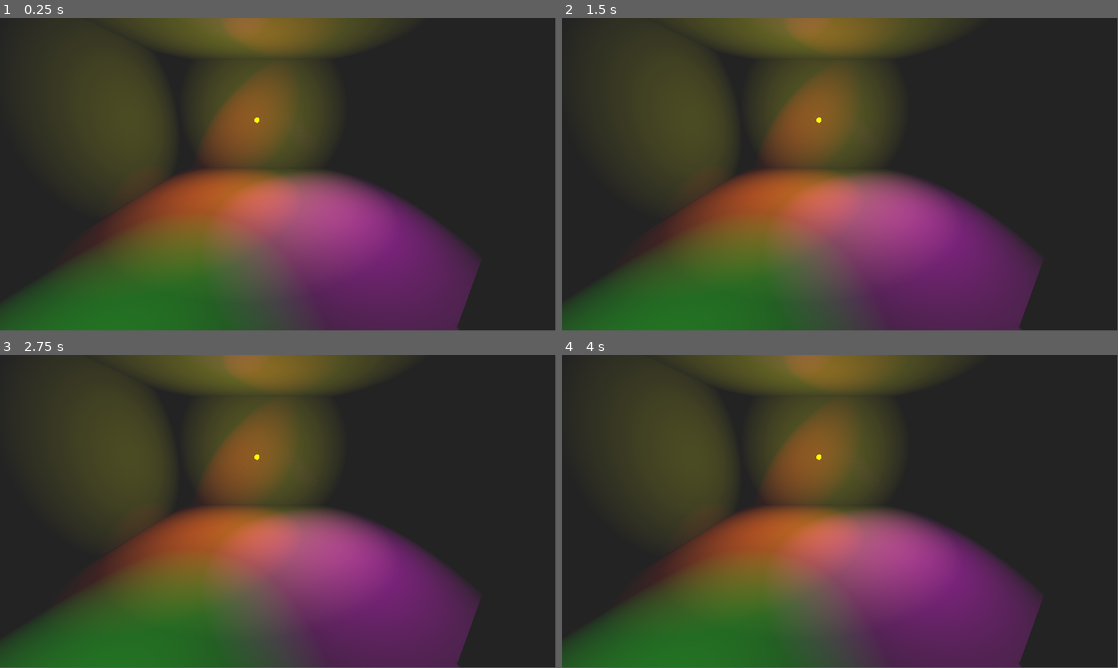
Above: before the commit, frames 1-4 (two rows, left to right).
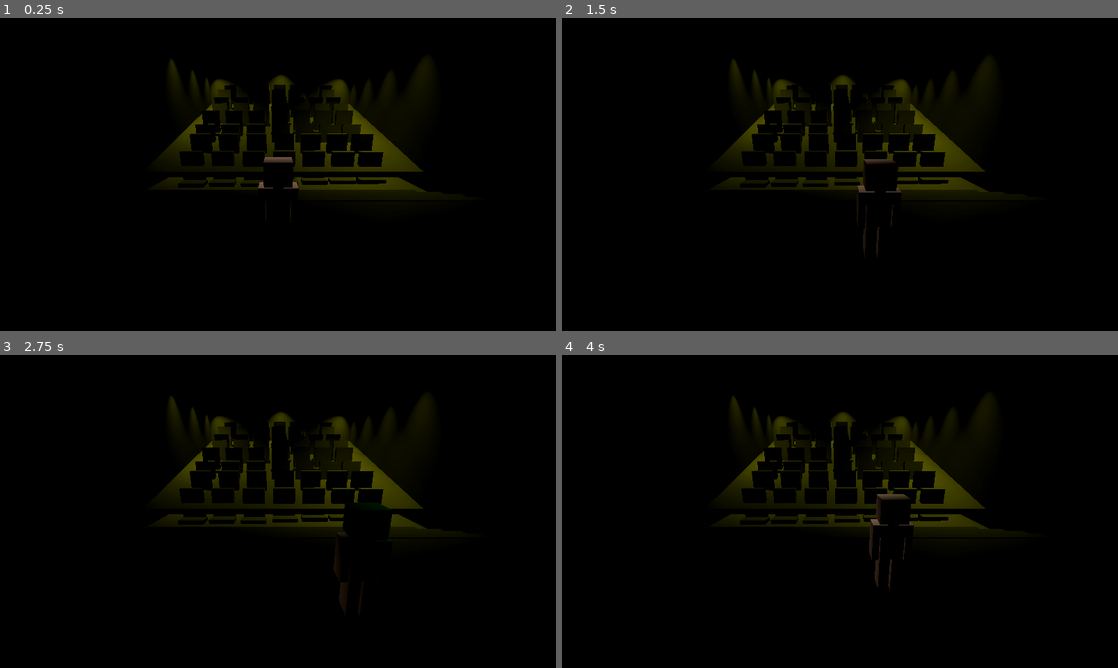
Above: after the commit, the same moments.

Repository: PikachuGGJ/Clownery
Game: Godot game, scene res://scenes/illumination_test.tscn
The game is run twice, just before and just after one commit, with the same random seed, the same clock (stepped at 60 frames per second) and the same inputs. This scene is started directly instead of the project's main scene.
Inputs (mouse positions are in pixels of both pictures, inside the frame that each line leads up to):
- Up to frame 1 (0.25 s): no input
- Up to frame 2 (1.5 s): tap Enter (ui_accept) at 0.5, 0.77 s; move the mouse to (962, 158) at 0.52 s; hold D (right) 0.53-1.28 s; move the mouse to (728, 190) at 1.27 s; hold S (back) from 1.28 s (still down)
- Up to frame 3 (2.75 s): tap Enter (ui_accept) at 1.52 s; move the mouse to (333, 442) at 2.02 s; release S (back) at 2.03 s; hold D (right) from 2.03 s (still down)
- Up to frame 4 (4 s): move the mouse to (812, 574) at 2.77 s; release D (right) at 2.78 s; hold W (forward) 2.78-3.53 s; tap Enter (ui_accept) at 3.02, 3.77 s; move the mouse to (1006, 558) at 3.52 s; hold A (left) from 3.53 s (still down)
In our replay, the window is 799x449 before the commit and 800x450 after it. These sizes can differ from the game's own. Grey fills any space a smaller window leaves; there, only what the larger window draws over its background counts as a difference.

The runs differ from the first frame. In frame 1, 100% of the frame differs, in the area x 0-100%, y 0-100%; in frame 2, 100%; in frame 3, 100%; in frame 4, 100%.

Commit message:
spotlights

Diff:
--- a/project.godot
+++ b/project.godot
@@ -18,6 +18,11 @@
 [autoload]
 
 Telon="*res://scenes/telon.tscn"
+
+[display]
+
+window/size/mode=3
+window/stretch/mode="canvas_items"
 
 [input]
 
@@ -56,3 +61,7 @@
 "events": [Object(InputEventKey,"resource_local_to_scene":false,"resource_name":"","device":0,"window_id":0,"alt_presse …(181 unchanged characters)…
 ]
 }
+
+[rendering]
+
+anti_aliasing/quality/use_debanding=true
--- a/scenes/MovPlayer.tscn
+++ b/scenes/MovPlayer.tscn
@@ -1,16 +1,15 @@
 [gd_scene load_steps=4 format=3 uid="uid://7lhhp3s64ijo"]
 
 [ext_resource type="Script" path="res://scripts/Player.gd" id="1_j4dm2"]
-
-[sub_resource type="CapsuleMesh" id="CapsuleMesh_ixoax"]
+[ext_resource type="PackedScene" uid="uid://bj1u221t64ovd" path="res://models/personaje.gltf" id="2_x1sfd"]
 
 [sub_resource type="CapsuleShape3D" id="CapsuleShape3D_4la6o"]
 
 [node name="Player" type="CharacterBody3D"]
 script = ExtResource("1_j4dm2")
 
-[node name="BodyMesh" type="MeshInstance3D" parent="."]
-mesh = SubResource("CapsuleMesh_ixoax")
+[node name="personaje" parent="." instance=ExtResource("2_x1sfd")]
+transform = Transform3D(1, 0, 0, 0, 1, 0, 0, 0, 1, -97.5121, 128.29, 0.280838)
 
 [node name="BodyCollider" type="CollisionShape3D" parent="."]
 shape = SubResource("CapsuleShape3D_4la6o")
--- a/scenes/bombilla.tscn
+++ b/scenes/bombilla.tscn
@@ -11,12 +11,66 @@
 
 [node name="Bombilla" type="Node3D"]
 
-[node name="Light" type="OmniLight3D" parent="."]
+[node name="Bulb" type="Node3D" parent="."]
+transform = Transform3D(1, 0, 0, 0, 1, 0, 0, 0, 1, 24.5876, 0, -5.84177)
+metadata/_edit_group_ = true
+
+[node name="Light" type="OmniLight3D" parent="Bulb"]
 light_color = Color(1, 1, 0, 1)
-light_energy = 3.0
+light_energy = 5.0
 light_size = 1.0
 shadow_enabled = true
-omni_range = 32.4363
+omni_range = 15.157
+omni_attenuation = 0.5
 
-[node name="Mesh" type="MeshInstance3D" parent="."]
+[node name="Mesh" type="MeshInstance3D" parent="Bulb"]
 mesh = SubResource("SphereMesh_qwx6w")
+skeleton = NodePath("../..")
+
+[node name="Bulb2" type="Node3D" parent="."]
+transform = Transform3D(1, 0, 0, 0, 1, 0, 0, 0, 1, 0, 0, 8.05558)
+metadata/_edit_group_ = true
+
+[node name="Light" type="OmniLight3D" parent="Bulb2"]
+light_color = Color(1, 1, 0, 1)
+light_energy = 5.0
+light_size = 1.0
+shadow_enabled = true
+omni_range = 15.157
+omni_attenuation = 0.5
+
+[node name="Mesh" type="MeshInstance3D" parent="Bulb2"]
+mesh = SubResource("SphereMesh_qwx6w")
+skeleton = NodePath("../..")
+
+[node name="Bulb3" type="Node3D" parent="."]
+transform = Transform3D(1, 0, 0, 0, 1, 0, 0, 0, 1, -14.2183, 0, 21.2853)
+metadata/_edit_group_ = true
+
+[node name="Light" type="OmniLight3D" parent="Bulb3"]
+light_color = Color(1, 1, 0, 1)
+light_energy = 5.0
+light_size = 1.0
+shadow_enabled = true
+omni_range = 15.157
+omni_attenuation = 0.5
+
+[node name="Mesh" type="MeshInstance3D" parent="Bulb3"]
+mesh = SubResource("SphereMesh_qwx6w")
+skeleton = NodePath("../..")
+
+[node name="Bulb4" type="Node3D" parent="."]
+transform = Transform3D(1, 0, 0, 0, 1, 0, 0, 0, 1, 0, 0, -19.8977)
+metadata/_edit_group_ = true
+
+[node name="Light" type="OmniLight3D" parent="Bulb4"]
+light_color = Color(1, 1, 0, 1)
+light_energy = 5.0
+light_size = 1.0
+shadow_enabled = true
+omni_range = 15.157
+omni_attenuation = 0.5
+
+[node name="Mesh" type="MeshInstance3D" parent="Bulb4"]
+mesh = SubResource("SphereMesh_qwx6w")
+skeleton = NodePath("../..")
--- a/scenes/illumination_test.tscn
+++ b/scenes/illumination_test.tscn
@@ -1,83 +1,186 @@
-[gd_scene load_steps=9 format=3 uid="uid://du0csb5w14xsk"]
+[gd_scene load_steps=6 format=3 uid="uid://du0csb5w14xsk"]
 
-[ext_resource type="Script" path="res://scripts/cubo_test.gd" id="1_7lc6p"]
-[ext_resource type="PackedScene" uid="uid://cwc5pyo2xast5" path="res://scenes/bombilla.tscn" id="2_itcj0"]
+[ext_resource type="PackedScene" uid="uid://cci8xua4igsc1" path="res://models/escenario_borrador.glb" id="1_17vr7"]
+[ext_resource type="PackedScene" uid="uid://7lhhp3s64ijo" path="res://scenes/MovPlayer.tscn" id="1_85e7i"]
 
-[sub_resource type="BoxMesh" id="BoxMesh_4r4p5"]
+[sub_resource type="ProceduralSkyMaterial" id="ProceduralSkyMaterial_hmbbv"]
+sky_top_color = Color(1, 1, 1, 1)
+sky_horizon_color = Color(0, 0, 0, 1)
+sky_cover_modulate = Color(0, 0, 0, 1)
+ground_bottom_color = Color(0, 0, 0, 1)
+ground_horizon_color = Color(0, 0, 0, 1)
 
-[sub_resource type="BoxMesh" id="BoxMesh_24fgp"]
+[sub_resource type="Sky" id="Sky_06g6k"]
+sky_material = SubResource("ProceduralSkyMaterial_hmbbv")
 
-[sub_resource type="BoxMesh" id="BoxMesh_4oomj"]
-
-[sub_resource type="BoxMesh" id="BoxMesh_dtef2"]
-
-[sub_resource type="BoxMesh" id="BoxMesh_xylcn"]
-
-[sub_resource type="Environment" id="Environment_xmjfc"]
+[sub_resource type="Environment" id="Environment_g2ofk"]
+background_mode = 2
+background_energy_multiplier = 0.01
+sky = SubResource("Sky_06g6k")
+tonemap_mode = 2
 sdfgi_enabled = true
 glow_enabled = true
 
 [node name="illuminationTest" type="Node3D"]
+transform = Transform3D(-4.37114e-08, 0, 1, 0, 1, 0, -1, 0, -4.37114e-08, 0, 0, 0)
 
-[node name="suelo" type="MeshInstance3D" parent="."]
-transform = Transform3D(100, 0, 0, 0, 1, 0, 0, 0, 100, 0, 0, 0)
-mesh = SubResource("BoxMesh_4r4p5")
-metadata/_edit_lock_ = true
+[node name="GI" type="WorldEnvironment" parent="."]
+environment = SubResource("Environment_g2ofk")
 
-[node name="foco1" type="SpotLight3D" parent="."]
-transform = Transform3D(-3.29067e-08, 0.65823, -0.752817, 2.87721e-08, 0.752817, 0.65823, 1, 5.32907e-15, -4.37114e-08, -22.0475, 22.889, -9.45667)
-light_color = Color(1, 0, 0, 1)
-light_energy = 16.0
-light_volumetric_fog_energy = 13.285
-shadow_enabled = true
-spot_range = 36.229
-spot_angle = 69.0
-
-[node name="foco2" type="SpotLight3D" parent="."]
-transform = Transform3D(-3.8353e-08, -0.67857, 0.734536, 2.09698e-08, 0.734536, 0.67857, -1, 4.14283e-08, -1.39422e-08, 17.3405, 21.1327, 0)
-light_color = Color(1, 0, 1, 1)
-light_energy = 16.0
-light_volumetric_fog_energy = 13.285
-shadow_enabled = true
-spot_range = 36.229
-spot_angle = 69.0
-
-[node name="foco3" type="SpotLight3D" parent="."]
-transform = Transform3D(-3.65937e-08, 0.54695, -0.837165, 2.39079e-08, 0.837165, 0.54695, 1, 8.88178e-15, -4.37114e-08, -20.9569, 23.1275, 22.1129)
-light_color = Color(0, 1, 0, 1)
-light_energy = 16.0
-light_volumetric_fog_energy = 13.285
-shadow_enabled = true
-spot_range = 34.8836
-spot_angle = 69.0
+[node name="Player" parent="." instance=ExtResource("1_85e7i")]
+transform = Transform3D(0.1, 0, 0, 0, 0.1, 0, 0, 0, 0.1, -19.5504, 6.13184, 0)
+sens = 2.0
 
 [node name="Camera3D" type="Camera3D" parent="."]
-transform = Transform3D(1, 0, 0, 0, 0.954172, 0.299257, 0, -0.299257, 0.954172, 0, 17.1749, 30.3744)
+transform = Transform3D(-4.20411e-08, 0.273791, -0.961789, 1.19678e-08, 0.961789, 0.273791, 1, -8.88178e-16, -4.37114e-08, -39.386, 20.279, 0)
 
-[node name="cubo" type="MeshInstance3D" parent="."]
-transform = Transform3D(16.3919, 0, 0, 0, 15, 0, 0, 0, 13.063, 22.7399, 6.87488, 24.8872)
-mesh = SubResource("BoxMesh_24fgp")
-skeleton = NodePath("")
-script = ExtResource("1_7lc6p")
+[node name="escenario_borrador" parent="." instance=ExtResource("1_17vr7")]
 
-[node name="pared1" type="MeshInstance3D" parent="."]
-transform = Transform3D(-1.74846e-07, 0, 60, 0, 40, 0, -4, 0, -2.62268e-06, 0, 10, -31.3204)
-mesh = SubResource("BoxMesh_4oomj")
+[node name="Foco1" type="SpotLight3D" parent="."]
+transform = Transform3D(0.987568, -0.0390817, 0.152257, -0.157193, -0.245531, 0.956559, 0, -0.968601, -0.248622, -13.663, 37.8036, -37.6251)
+light_color = Color(0, 1, 0, 1)
+light_energy = 15.0
+light_bake_mode = 1
+spot_range = 53.5653
+spot_angle = 39.99
 
-[node name="pared4" type="MeshInstance3D" parent="."]
-transform = Transform3D(7.64274e-15, 1.74846e-06, 60, 4, -1.74846e-06, 0, 1.74846e-07, 40, -2.62268e-06, 0, 31.7593, -12.5595)
-mesh = SubResource("BoxMesh_4oomj")
+[node name="Foco2" type="SpotLight3D" parent="."]
+transform = Transform3D(0.969518, 0.0609174, -0.237326, 0.24502, -0.241044, 0.939076, 0, -0.968601, -0.248622, -24.9894, 37.8036, -18.6231)
+light_color = Color(1, 0, 0, 1)
+light_energy = 15.0
+light_bake_mode = 1
+spot_range = 62.7319
+spot_angle = 39.99
 
-[node name="pared2" type="MeshInstance3D" parent="."]
-transform = Transform3D(4, 0, 0, 0, 40, 0, 0, 0, 60, -30, 10, 0)
-mesh = SubResource("BoxMesh_dtef2")
+[node name="Foco3" type="SpotLight3D" parent="."]
+transform = Transform3D(1, 0, 0, 0, -0.580532, 0.814237, 0, -0.814237, -0.580532, -20.8188, 37.8036, -10.0704)
+light_color = Color(1, 0, 1, 1)
+light_energy = 15.0
+light_bake_mode = 1
+spot_range = 53.3953
+spot_angle = 39.99
 
-[node name="pared3" type="MeshInstance3D" parent="."]
-transform = Transform3D(4, 0, 0, 0, 40, 0, 0, 0, 60, 30, 10, 0)
-mesh = SubResource("BoxMesh_xylcn")
+[node name="Foco4" type="SpotLight3D" parent="."]
+transform = Transform3D(0.279082, -0.931365, 0.233821, 0.239947, 0.303408, 0.922155, -0.929806, -0.201252, 0.308154, -13.5524, 37.8036, 37.4591)
+light_color = Color(0, 1, 0, 1)
+light_energy = 15.0
+light_bake_mode = 1
+spot_range = 44.529
+spot_angle = 39.99
 
-[node name="Bombilla" parent="." instance=ExtResource("2_itcj0")]
-transform = Transform3D(1, 0, 0, 0, 1, 0, 0, 0, 1, -4, 15.3775, -10.165)
+[node name="Foco5" type="SpotLight3D" parent="."]
+transform = Transform3D(0.211547, -0.977368, -4.46278e-08, 0.584332, 0.126476, 0.801598, -0.783457, -0.169575, 0.597863, -7.0934, 37.8036, 31.7803)
+light_color = Color(1, 0, 1, 1)
+light_energy = 15.0
+light_bake_mode = 1
+spot_range = 44.529
+spot_angle = 39.99
 
-[node name="WorldEnvironment" type="WorldEnvironment" parent="."]
-environment = SubResource("Environment_xmjfc")
+[node name="Foco6" type="SpotLight3D" parent="."]
+transform = Transform3D(0.171402, -0.97831, -0.116319, 0.337416, -0.0526342, 0.939883, -0.92562, -0.200346, 0.321076, -18.3542, 37.8595, 40.8453)
+light_color = Color(1, 0, 0, 1)
+light_energy = 15.0
+light_bake_mode = 1
+spot_range = 44.529
+spot_angle = 39.99
+
+[node name="Foco7" type="SpotLight3D" parent="."]
+transform = Transform3D(0.171402, -0.97831, -0.116319, 0.0638913, -0.10678, 0.992228, -0.983127, -0.177502, 0.0442032, -4.73952, 36.7332, -10.6236)
+light_color = Color(1, 1, 0, 1)
+light_energy = 15.0
+light_bake_mode = 1
+spot_range = 44.529
+spot_angle = 39.99
+
+[node name="Foco8" type="SpotLight3D" parent="."]
+transform = Transform3D(0.190809, -0.981627, 1.48785e-08, -4.31851e-08, 6.76261e-09, 1, -0.981627, -0.190809, -4.11013e-08, -4.73952, 36.7332, 0.388752)
+light_energy = 15.0
+light_bake_mode = 1
+spot_range = 44.529
+spot_angle = 39.99
+
+[node name="Foco9" type="SpotLight3D" parent="."]
+transform = Transform3D(0.171402, -0.97831, -0.116319, -0.0617532, -0.128503, 0.989785, -0.983264, -0.162468, -0.0824395, -23.7672, 35.9302, 10.4547)
+light_color = Color(1, 1, 0, 1)
+light_energy = 15.0
+light_bake_mode = 1
+spot_range = 44.529
+spot_angle = 39.99
+
+[node name="DirectionalLight3D" type="DirectionalLight3D" parent="."]
+transform = Transform3D(-0.00844033, 0.937142, 0.348846, -0.0226675, -0.348948, 0.936868, 0.999707, 9.31595e-10, 0.0241879, 77.3282, 48.0327, -3.06046)
+visible = false
+light_energy = 0.1
+sky_mode = 1
+
+[node name="FocosPublicoIzquierda" type="Node3D" parent="."]
+transform = Transform3D(4.14108, 0, 0, 0, 0.929815, 0.368027, 0, -0.368027, 0.929815, 10.3429, 47.5466, -40.4683)
+
+[node name="F1" type="SpotLight3D" parent="FocosPublicoIzquierda"]
+transform = Transform3D(1, 0, 0, 0, -4.37114e-08, 1, 0, -1, -4.37114e-08, 0, 0, 0)
+light_color = Color(0.678431, 0.678431, 0, 1)
+light_energy = 3.0
+spot_range = 93.734
+
+[node name="F2" type="SpotLight3D" parent="FocosPublicoIzquierda"]
+transform = Transform3D(1, 0, 0, 0, -4.37114e-08, 1, 0, -1, -4.37114e-08, 5, 0, 0)
+light_color = Color(0.678431, 0.678431, 0, 1)
+light_energy = 3.0
+spot_range = 93.734
+
+[node name="F3" type="SpotLight3D" parent="FocosPublicoIzquierda"]
+transform = Transform3D(1, 0, 0, 0, -4.37114e-08, 1, 0, -1, -4.37114e-08, 10, 0, 0)
+light_color = Color(0.678431, 0.678431, 0, 1)
+light_energy = 3.0
+spot_range = 93.734
+
+[node name="F4" type="SpotLight3D" parent="FocosPublicoIzquierda"]
+transform = Transform3D(1, 0, 0, 0, -4.37114e-08, 1, 0, -1, -4.37114e-08, 15, 0, 0)
+light_color = Color(0.678431, 0.678431, 0, 1)
+light_energy = 3.0
+spot_range = 93.734
+
+[node name="F5" type="SpotLight3D" parent="FocosPublicoIzquierda"]
+transform = Transform3D(1, 0, 0, 0, -4.37114e-08, 1, 0, -1, -4.37114e-08, 20, 0, 0)
+light_color = Color(0.678431, 0.678431, 0, 1)
+light_energy = 3.0
+spot_range = 93.734
+
+[node name="F5" type="SpotLight3D" parent="."]
+transform = Transform3D(1, 0, 0, 0, -4.37114e-08, 1, 0, -1, -4.37114e-08, 92.8257, 51.0174, 1.83619)
+light_color = Color(0.678431, 0.678431, 0, 1)
+light_energy = 3.0
+spot_range = 93.734
+
+[node name="FocosPublicoDerecha" type="Node3D" parent="."]
+transform = Transform3D(4.14108, 0, 0, 0, 0.929776, -0.368125, 0, 0.368125, 0.929776, 10.3429, 47.5466, 41.9421)
+
+[node name="F1" type="SpotLight3D" parent="FocosPublicoDerecha"]
+transform = Transform3D(1, 0, 0, 0, -4.37114e-08, 1, 0, -1, -4.37114e-08, 0, 0, 0)
+light_color = Color(0.678431, 0.678431, 0, 1)
+light_energy = 3.0
+spot_range = 93.734
+
+[node name="F2" type="SpotLight3D" parent="FocosPublicoDerecha"]
+transform = Transform3D(1, 0, 0, 0, -4.37114e-08, 1, 0, -1, -4.37114e-08, 5, 0, 0)
+light_color = Color(0.678431, 0.678431, 0, 1)
+light_energy = 3.0
+spot_range = 93.734
+
+[node name="F3" type="SpotLight3D" parent="FocosPublicoDerecha"]
+transform = Transform3D(1, 0, 0, 0, -4.37114e-08, 1, 0, -1, -4.37114e-08, 10, 0, 0)
+light_color = Color(0.678431, 0.678431, 0, 1)
+light_energy = 3.0
+spot_range = 93.734
+
+[node name="F4" type="SpotLight3D" parent="FocosPublicoDerecha"]
+transform = Transform3D(1, 0, 0, 0, -4.37114e-08, 1, 0, -1, -4.37114e-08, 15, 0, 0)
+light_color = Color(0.678431, 0.678431, 0, 1)
+light_energy = 3.0
+spot_range = 93.734
+
+[node name="F5" type="SpotLight3D" parent="FocosPublicoDerecha"]
+transform = Transform3D(1, 0, 0, 0, -4.37114e-08, 1, 0, -1, -4.37114e-08, 20, 0, 0)
+light_color = Color(0.678431, 0.678431, 0, 1)
+light_energy = 3.0
+spot_range = 93.734
--- /dev/null
+++ b/scenes/wall.tscn
@@ -0,0 +1,8 @@
+[gd_scene load_steps=2 format=3 uid="uid://cklodgn1w40yw"]
+
+[ext_resource type="PackedScene" uid="uid://debs2h76s0xrg" path="res://models/wall.blend" id="1_euwn6"]
+
+[node name="wall" instance=ExtResource("1_euwn6")]
+
+[node name="Cube_001" parent="." index="1"]
+visible = false
--- a/scripts/cubo_test.gd
+++ b/scripts/cubo_test.gd
@@ -9,7 +9,7 @@
 
 # Called every frame. 'delta' is the elapsed time since the previous frame.
 func _process(delta):
-	var x_axis = Input.get_axis("A","D")
-	var z_axis = Input.get_axis("W", "S")
+	var x_axis = Input.get_axis("left","right")
+	var z_axis = Input.get_axis("forward", "back")
 	position.x += x_axis
 	position.z += z_axis
Binary file added: models/escenario_borrador.glb
Not shown, added: models/escenario_borrador.glb.import
Not shown, added: models/personaje.gltf
Not shown, added: models/personaje.gltf.import
Binary file added: models/personaje_0.png
Not shown, added: models/personaje_0.png.import
Binary file added: models/personaje_1.png
Not shown, added: models/personaje_1.png.import
Not shown, added: models/wall.blend.import
Not shown, added: models/wall.blend
